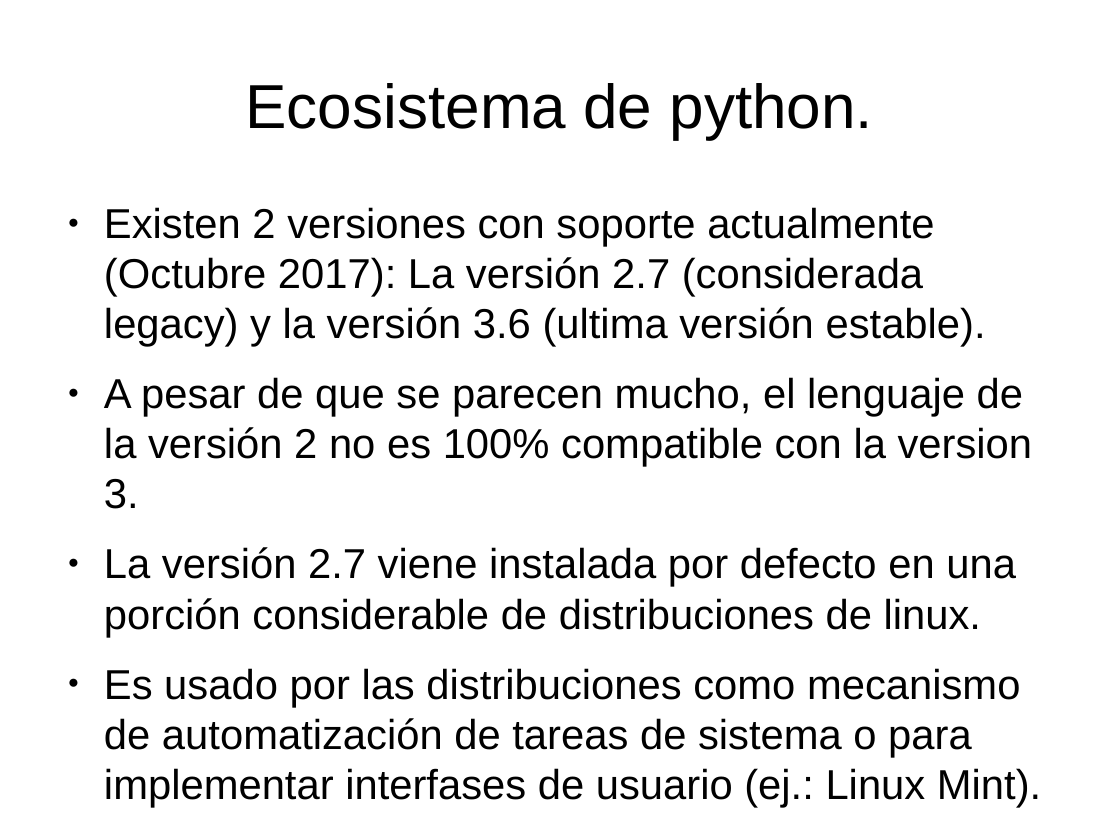
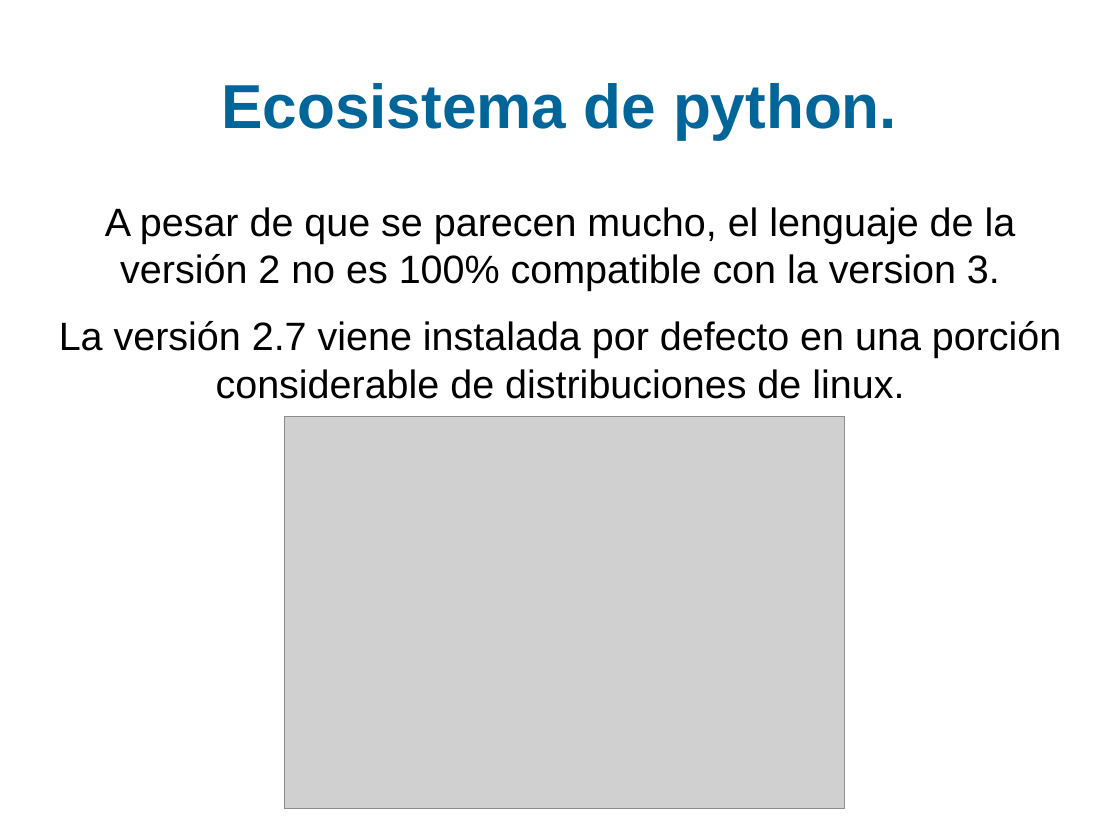
Before and after one commit to joksan/Presentaciones, a slide deck: slide 7 of Breve introduccion a Python/Breve introduccion a Python.odp (slide 4 before the commit). Drawn at 1120x840 pixels with LibreOffice and Linux fonts; fonts in the diff are those of the drawing; grey boxes stand for pictures. Boxes give left, top, right and bottom in pixels: in the first picture for what was removed or moved away, otherwise in the second. Text is boxed around its words. In the diff, an @@ line names an element or a change of style, - is before the commit and + after.

Commit message:
cambios de detalles a presentacion de python.

```diff
--- a/Breve introduccion a Python/Breve introduccion a Python.odp
+++ b/Breve introduccion a Python/Breve introduccion a Python.odp
@@ title "Ecosistema de python." at [222, 83, 897, 139]: text colour #000000 to #006699, bold on @@
@@ text "A pesar de que se ..." at [59, 207, 1061, 399]: size 29.6 to 28 pt; alignment left to centre; bullet ● to none @@
@@ text at [104, 207, 986, 347]: paragraph removed @@
-● Existen 2 versiones con soporte actualmente (Octubre 2017): La versión 2.7 (considerada legacy) y la versión 3.6 (ultima versión estable).
@@ picture added at [285, 417, 845, 809] @@
@@ text at [104, 668, 1041, 808]: paragraph removed @@
-● Es usado por las distribuciones como mecanismo de automatización de tareas de sistema o para implementar interfases de usuario (ej.: Linux Mint).
```
Also in this commit, not shown: 16 other slides changed, 6 slides added, 1 slide removed.
